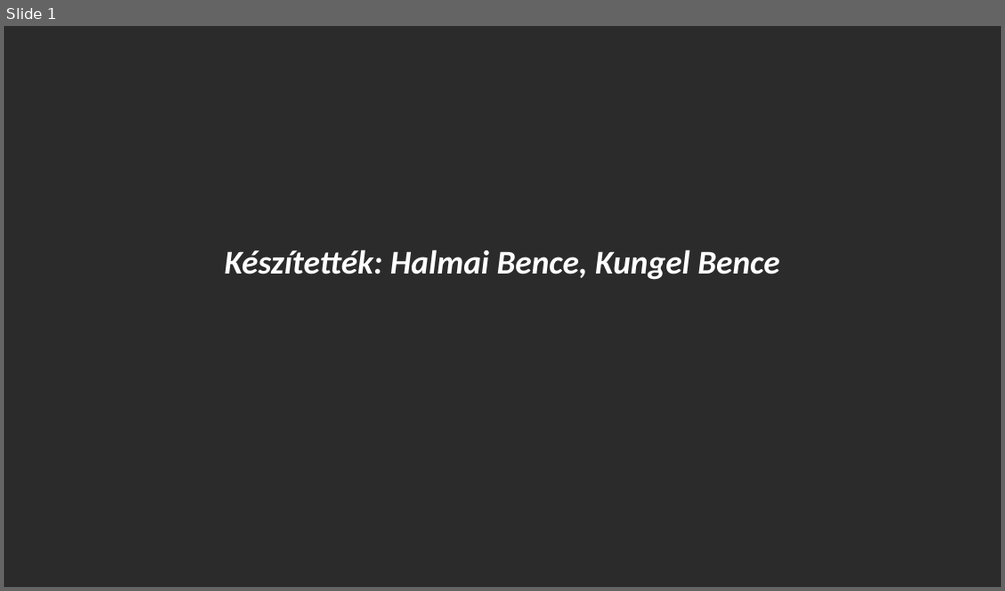
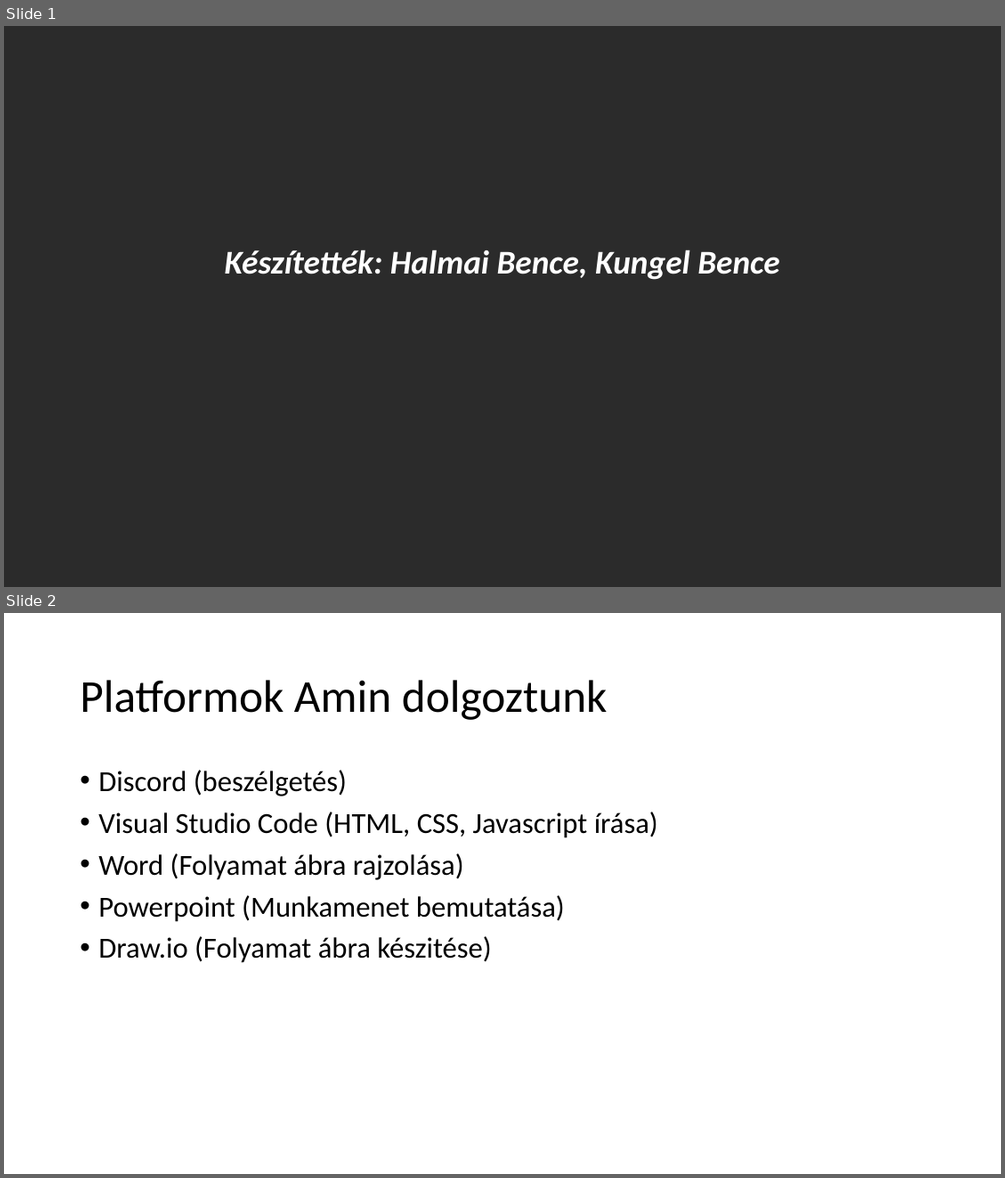
Before and after one commit to Hbence10/algoritmus-projekt, a slide deck: munkamenet.pptx. Shown one above the other, each under a label of ours: slide 1 before the commit, slides 1 and 2 after it. The pictures are 1005x591 and 1005x1178 pixels, drawn with LibreOffice and Linux fonts; fonts in the diff are those of the drawing; background and template pictures are left out; a plain dark background stands for a picture behind light text. Boxes give left, top, right and bottom in pixels: in the first picture for what was removed or moved away, otherwise in the second. Text is boxed around its words. In the diff, an @@ line names an element or a change of style, - is before the commit and + after.

Commit message:
asd

```diff
--- a/munkamenet.pptx
+++ b/munkamenet.pptx
@@ slide 2 added at (4, 613, 1001, 1174), background #FFFFFF @@
@@ title added at (80, 680, 607, 720), 44 pt, text #000000 @@
+Platformok Amin dolgoztunk
@@ text added at (98, 770, 658, 963), 28 pt, text #000000 @@
+• Discord (beszélgetés)
+• Visual Studio Code (HTML, CSS, Javascript írása)
+• Word (Folyamat ábra rajzolása)
+• Powerpoint (Munkamenet bemutatása)
+• Draw.io (Folyamat ábra készitése)
```
